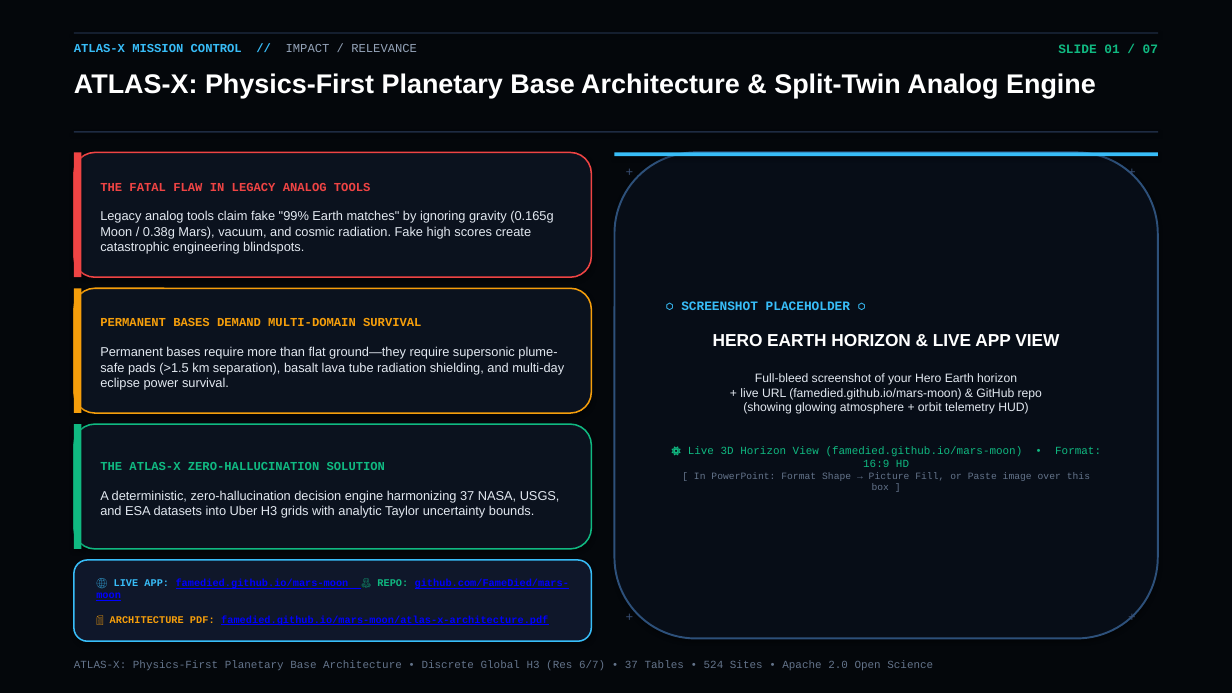
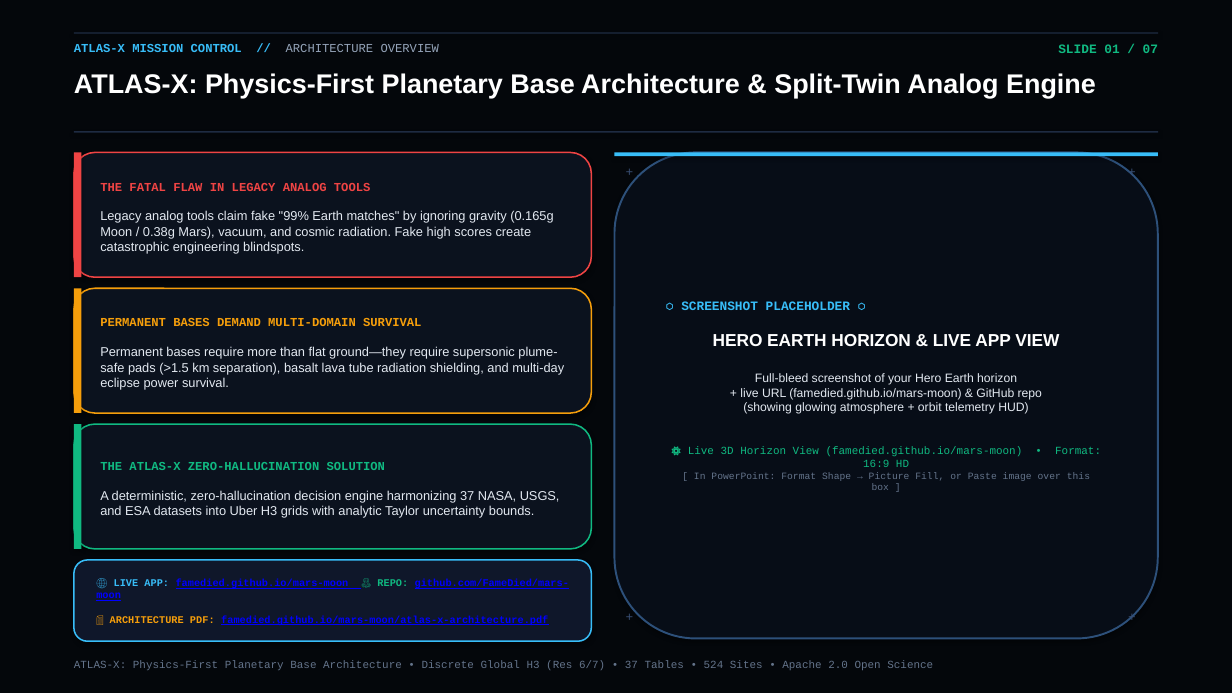
Before and after one commit to FameDied/mars-moon, a slide deck: slide 1 of ATLAS-X_Planetary_Architecture_Presentation.pptx. Drawn at 1232x693 pixels with LibreOffice and Linux fonts; fonts in the diff are those of the drawing. Boxes give left, top, right and bottom in pixels: in the first picture for what was removed or moved away, otherwise in the second. Text is boxed around its words. In the diff, an @@ line names an element or a change of style, - is before the commit and + after.

```diff
--- a/ATLAS-X_Planetary_Architecture_Presentation.pptx
+++ b/ATLAS-X_Planetary_Architecture_Presentation.pptx
@@ text at [74, 44, 439, 52]: text changed @@
-ATLAS-X MISSION CONTROL // IMPACT / RELEVANCE
+ATLAS-X MISSION CONTROL // ARCHITECTURE OVERVIEW
```
Also in this commit, not shown: 6 other slides changed, 3 other files.
